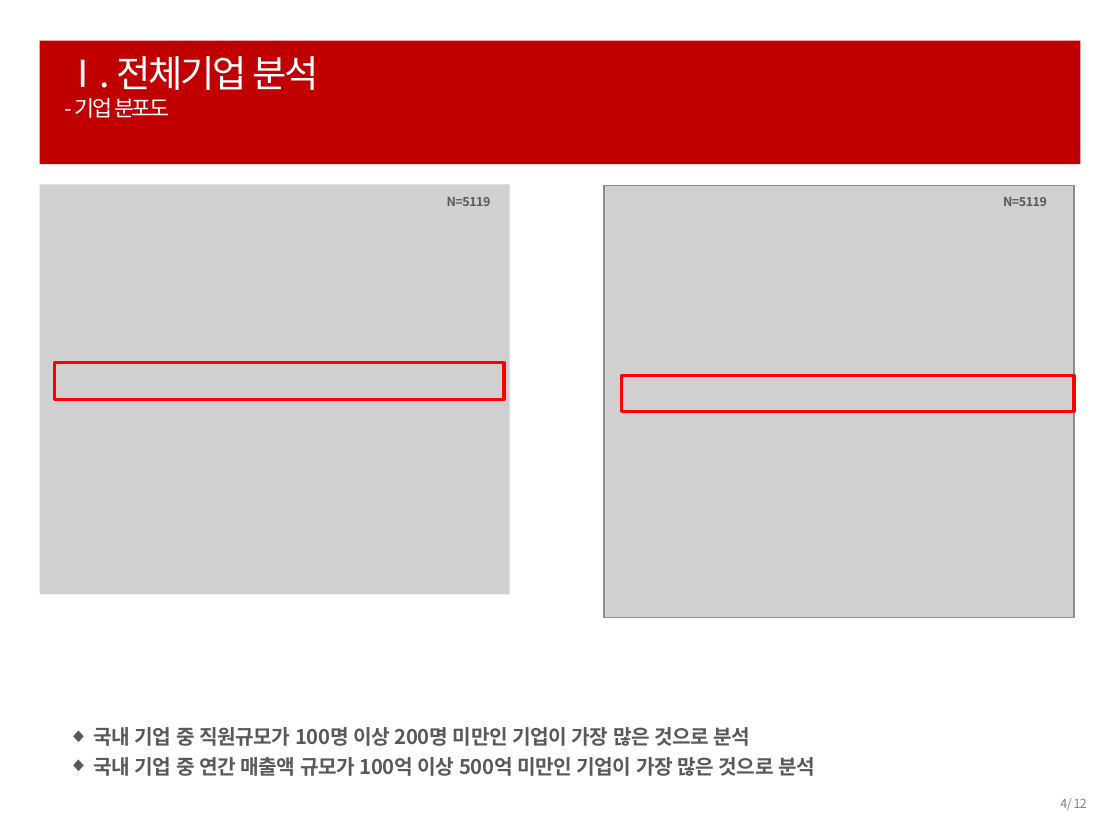
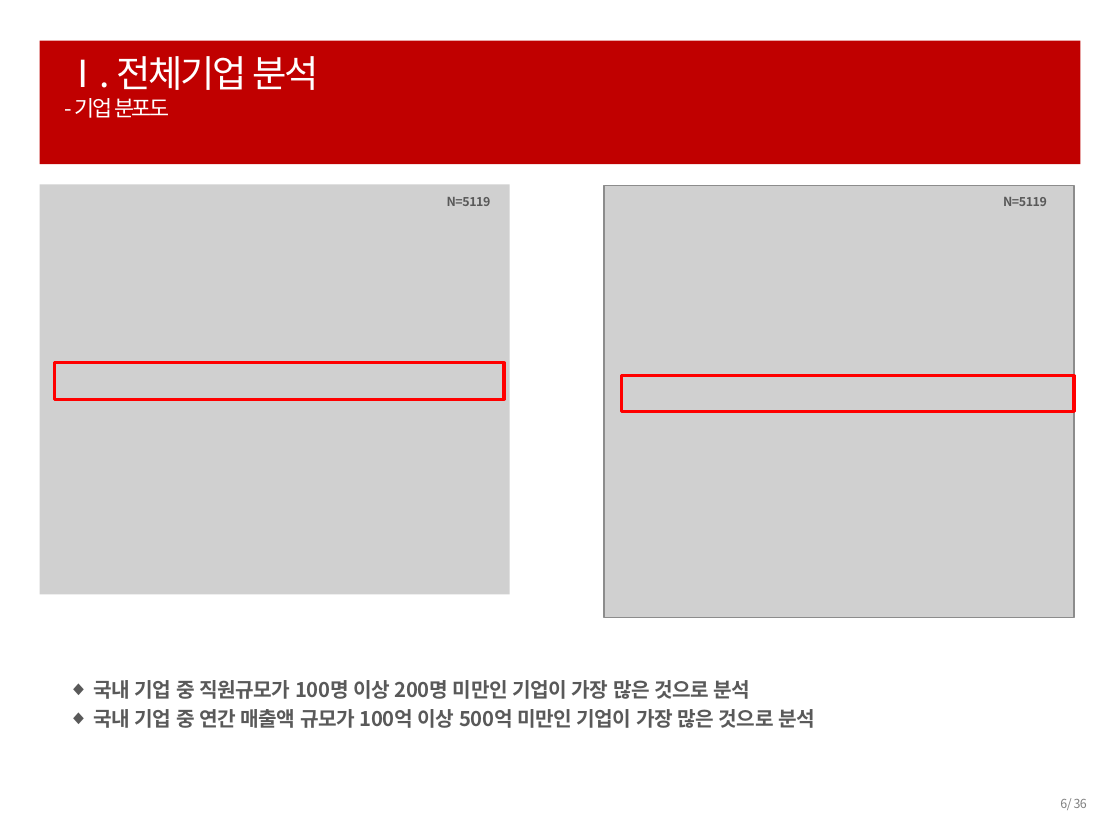
Before and after one commit to ParkHwan/R-studio, a slide deck: slide 6 of project/최종 발표자료.pptx (slide 4 before the commit). Drawn at 1120x840 pixels with LibreOffice and Linux fonts; fonts in the diff are those of the drawing; grey boxes stand for pictures. Boxes give left, top, right and bottom in pixels: in the first picture for what was removed or moved away, otherwise in the second. Text is boxed around its words. In the diff, an @@ line names an element or a change of style, - is before the commit and + after.

```diff
--- a/project/최종 발표자료.pptx
+++ b/project/최종 발표자료.pptx
@@ text "국내 기업 중 직원규모가 100명 ...": place and size @@
-text "국내 기업 중 직원규모가 100명 ..." at (94, 727, 815, 776)
+text "국내 기업 중 직원규모가 100명 ..." at (94, 680, 815, 728)
@@ text "국내 기업 중 직원규모가 100명 ..." at (94, 680, 815, 728): font Noto Sans CJK KR to Noto Sans CJK JP @@
@@ page number at (1060, 798, 1087, 810): text changed @@
-4/ 12
+6/ 36
```
Also in this commit, not shown: 32 other slides changed, 2 slides added.
